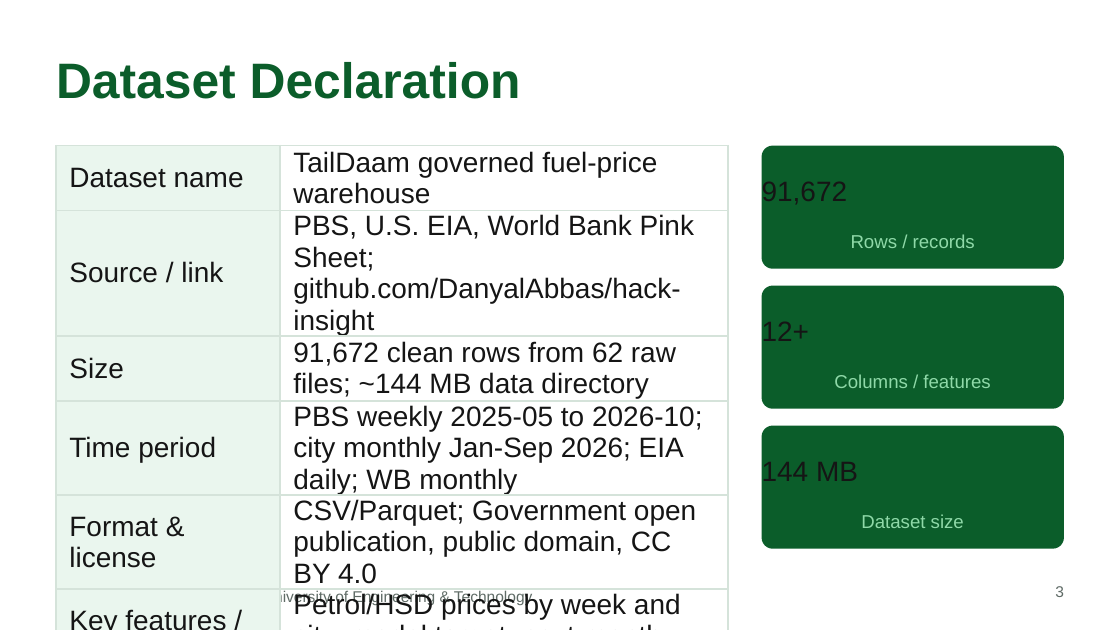
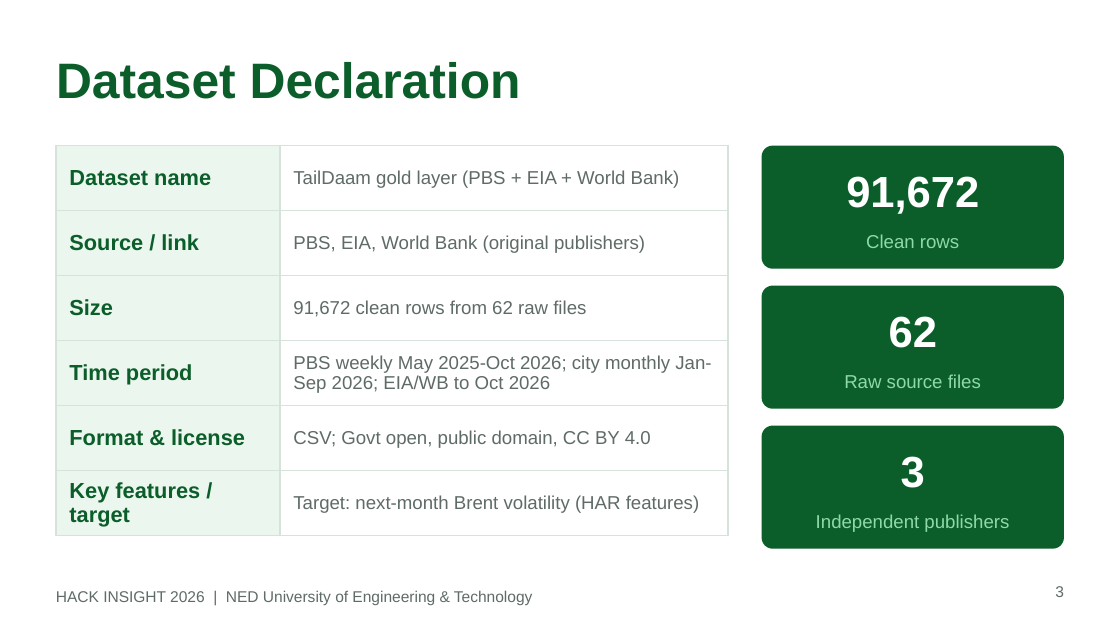
Before and after one commit to DanyalAbbas/TailDaam, a slide deck: slide 3 of TailDaam_Submission.pptx. Drawn at 1120x630 pixels with LibreOffice and Linux fonts; fonts in the diff are those of the drawing. Boxes give left, top, right and bottom in pixels: in the first picture for what was removed or moved away, otherwise in the second. Text is boxed around its words. In the diff, an @@ line names an element or a change of style, - is before the commit and + after.

Commit message:
Fix current-price recency and sync final submission deck

```diff
--- a/TailDaam_Submission.pptx
+++ b/TailDaam_Submission.pptx
@@ table at <box>56,146,728,531</box> @@
-row 1, column 2: TailDaam governed fuel-price warehouse
+row 1, column 2: TailDaam gold layer (PBS + EIA + World Bank)
-row 2, column 2: PBS, U.S. EIA, World Bank Pink Sheet; github.com/DanyalAbbas/hack-insight
+row 2, column 2: PBS, EIA, World Bank (original publishers)
-row 3, column 2: 91,672 clean rows from 62 raw files; ~144 MB data directory
+row 3, column 2: 91,672 clean rows from 62 raw files
-row 4, column 2: PBS weekly 2025-05 to 2026-10; city monthly Jan-Sep 2026; EIA daily; WB monthly
+row 4, column 2: PBS weekly May 2025-Oct 2026; city monthly Jan-Sep 2026; EIA/WB to Oct 2026
-row 5, column 2: CSV/Parquet; Government open publication, public domain, CC BY 4.0
+row 5, column 2: CSV; Govt open, public domain, CC BY 4.0
-row 6, column 2: Petrol/HSD prices by week and city; model target: next-month Brent realised volatility
+row 6, column 2: Target: next-month Brent volatility (HAR features)
@@ size 18 to 14 pt, text colour #151515 to #0B5D2A, bold on in "Dataset name", "Source / link", "Size", "Time period" and 2 more places @@
@@ text "91,672" at <box>846,176,979,214</box>: size 18 to 28 pt, text colour #151515 to #FFFFFF, bold on; alignment left to centre @@
@@ text at <box>866,234,959,248</box>: text changed @@
-Rows / records
+Clean rows
@@ text at <box>889,316,937,348</box>: text changed; size 18 to 28 pt; text colour #151515 to #FFFFFF; bold on @@
-12+
+62
@@ text at <box>844,374,981,388</box>: text changed @@
-Columns / features
+Raw source files
@@ text at <box>901,456,925,488</box>: text changed; size 18 to 28 pt; text colour #151515 to #FFFFFF; bold on @@
-144 MB
+3
@@ text at <box>816,514,1009,532</box>: text changed @@
-Dataset size
+Independent publishers
```
Also in this commit, not shown: 6 other slides changed, 1 slide added, 1 slide removed, 1 other file.
